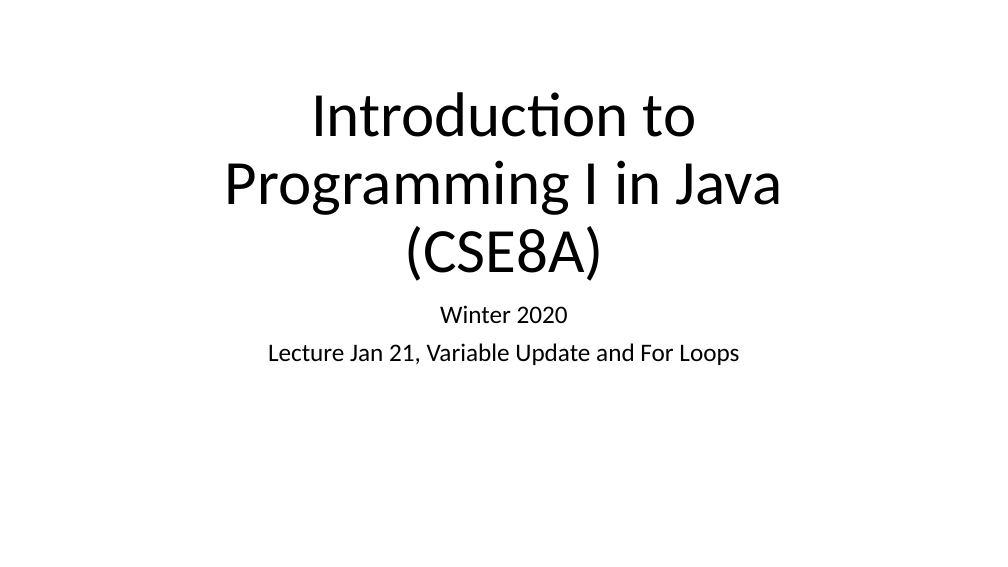
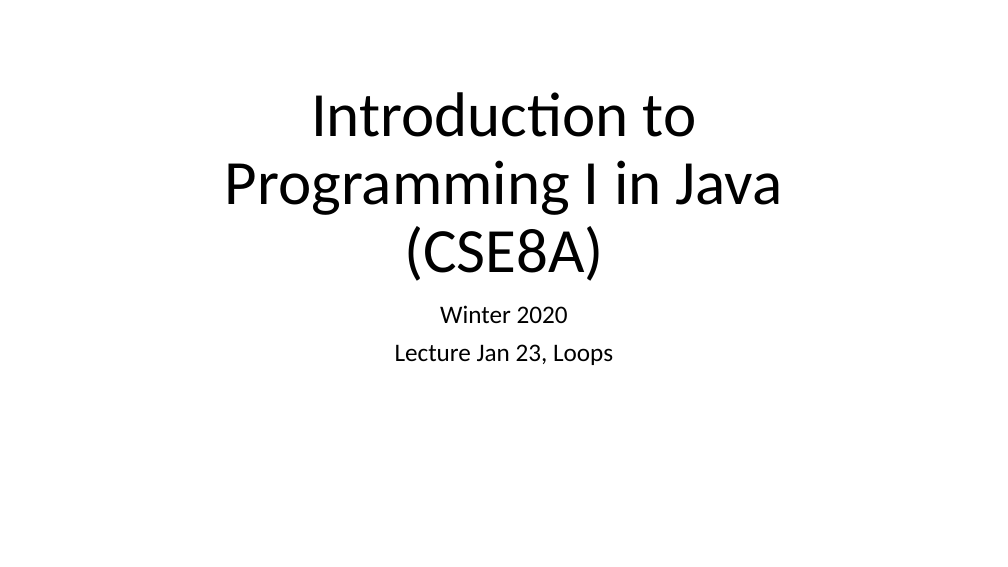
Before and after one commit to catherinefxia/ucsd-cse8a-w20.github.io, a slide deck: slide 1 of lectures/CSE8AW20-01-23-Lec6-Loops/CSE8AW20-01-23-Lec6-Loops-slides.pptx. Drawn at 1008x567 pixels with LibreOffice and Linux fonts; fonts in the diff are those of the drawing. Boxes give left, top, right and bottom in pixels: in the first picture for what was removed or moved away, otherwise in the second. Text is boxed around its words. In the diff, an @@ line names an element or a change of style, - is before the commit and + after.

```diff
--- a/lectures/CSE8AW20-01-23-Lec6-Loops/CSE8AW20-01-23-Lec6-Loops-slides.pptx
+++ b/lectures/CSE8AW20-01-23-Lec6-Loops/CSE8AW20-01-23-Lec6-Loops-slides.pptx
@@ subtitle at bbox=[395, 344, 613, 365]: text changed @@
-Lecture Jan 21, Variable Update and For Loops
+Lecture Jan 23, Loops
```
Also in this commit, not shown: 2 other slides changed, 5 other files.
